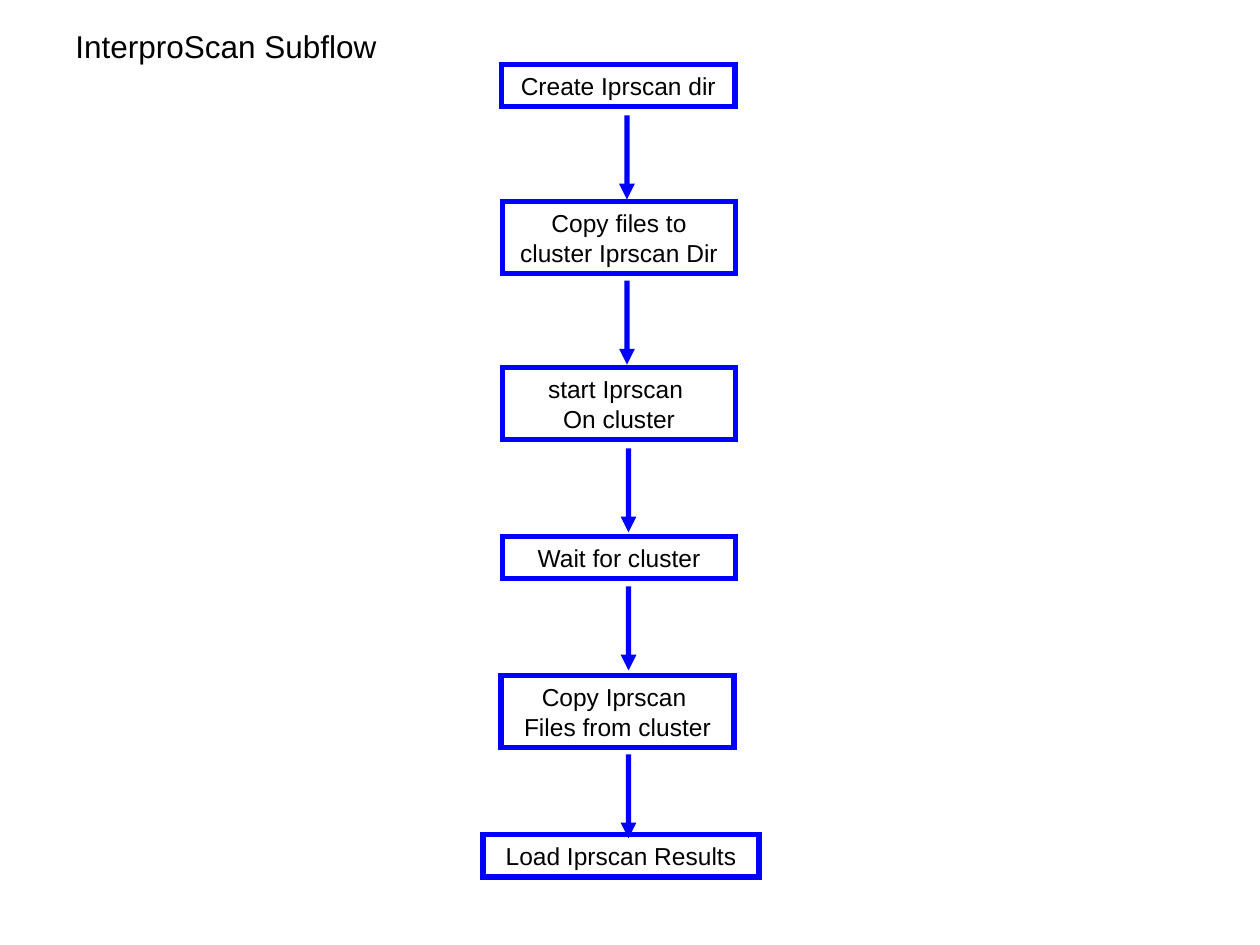
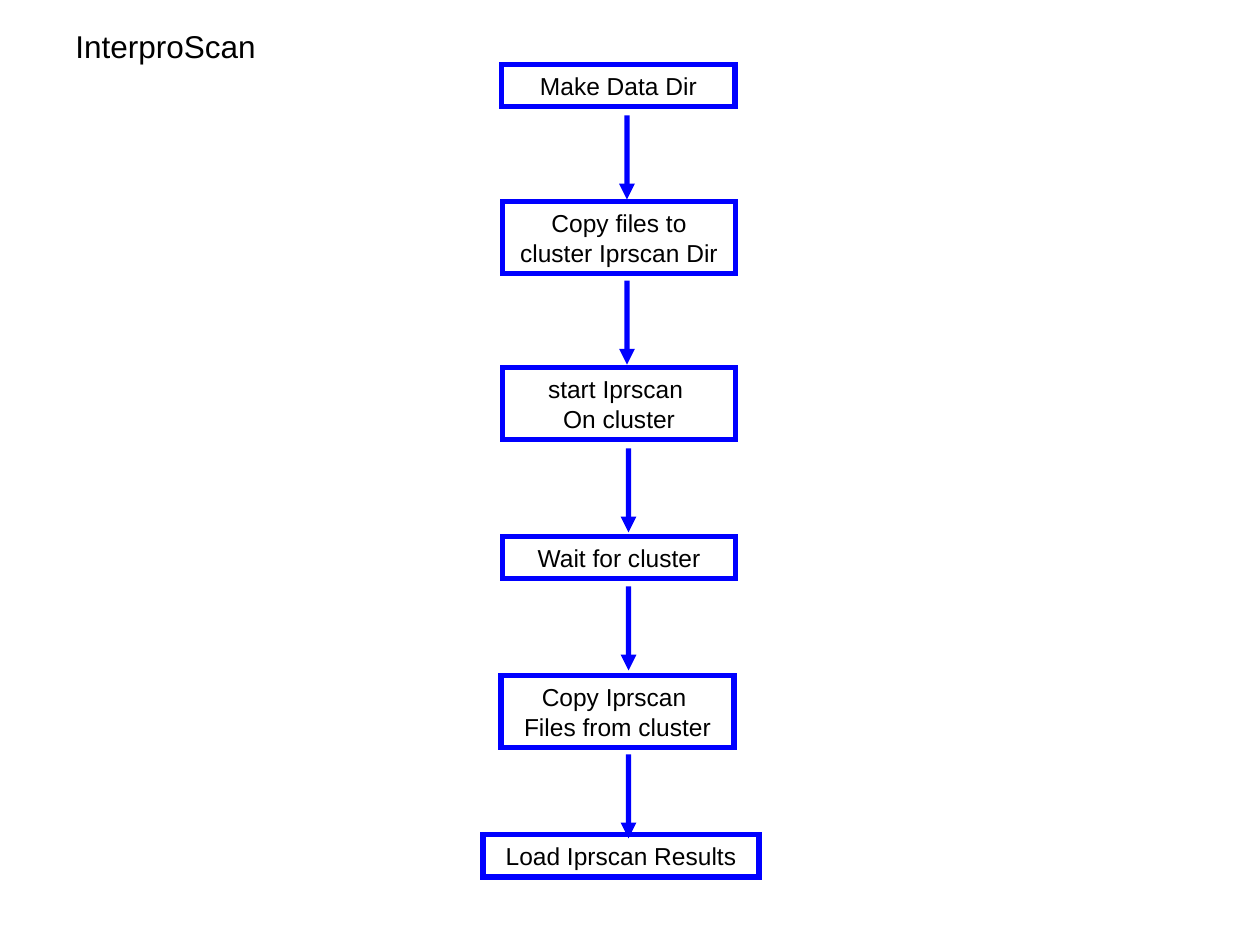
Before and after one commit to VEuPathDB/ApiCommonData, a slide deck: slide 10 of Load/doc/workflow/AnalysisWorkflow.ppt. Drawn at 1260x945 pixels with LibreOffice and Linux fonts; fonts in the diff are those of the drawing. Boxes give left, top, right and bottom in pixels: in the first picture for what was removed or moved away, otherwise in the second. Text is boxed around its words. In the diff, an @@ line names an element or a change of style, - is before the commit and + after.

```diff
--- a/Load/doc/workflow/AnalysisWorkflow.ppt
+++ b/Load/doc/workflow/AnalysisWorkflow.ppt
@@ text at (75, 36, 255, 64): text changed @@
-InterproScan Subflow
+InterproScan
@@ text in rectangle at (540, 77, 696, 96): text changed @@
-Create Iprscan dir
+Make Data Dir
```
Also in this commit, not shown: 6 other slides changed, 4 slides added, 2 slides removed, 11 other files.
